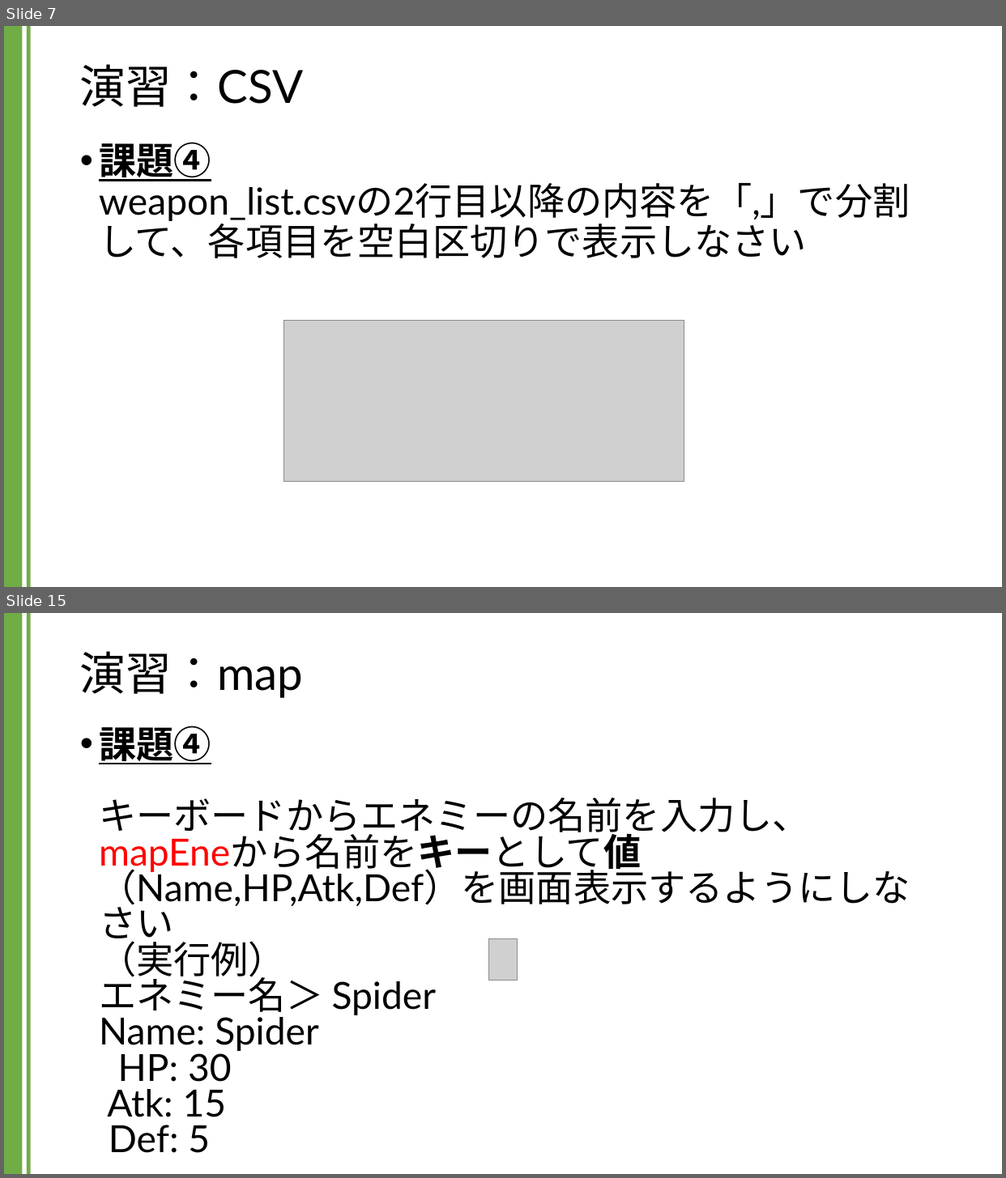
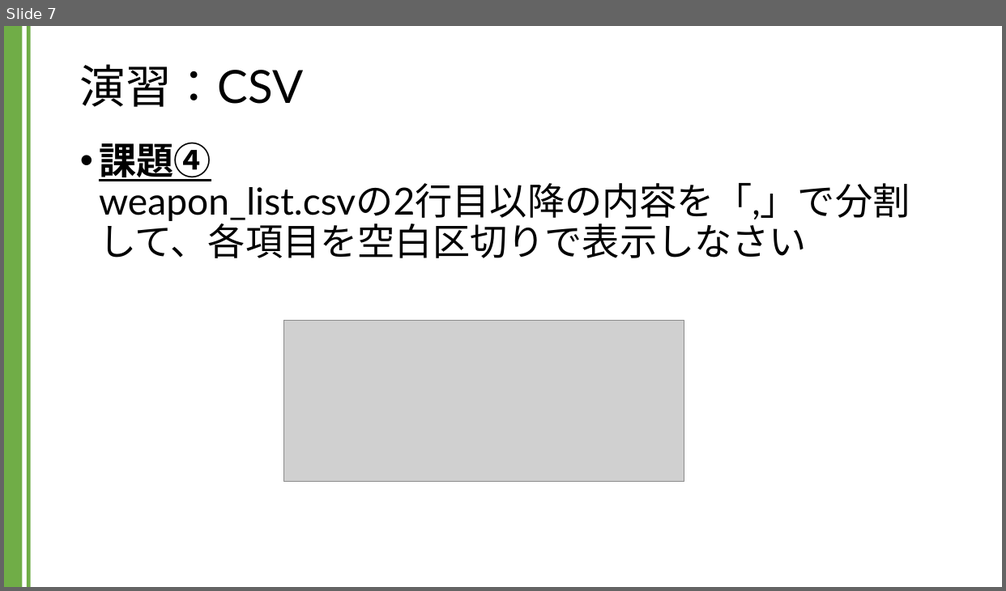
Before and after one commit to kic-murata/cpp2024, a slide deck: 授業資料/演習課題：CSV.pptx. Shown one above the other, each under a label of ours: slides 7 and 15 before the commit, slide 7 after it; the slides between them are not shown. The pictures are 1006x1178 and 1006x591 pixels, drawn with LibreOffice and Linux fonts; fonts in the diff are those of the drawing; grey boxes stand for pictures. Boxes give left, top, right and bottom in pixels: in the first picture for what was removed or moved away, otherwise in the second. Text is boxed around its words. In the diff, an @@ line names an element or a change of style, - is before the commit and + after.

```diff
--- a/授業資料/演習課題：CSV.pptx
+++ b/授業資料/演習課題：CSV.pptx
@@ slide 15 removed at bbox=[4, 613, 1002, 1174], background #FFFFFF; not listed: 2 template elements that a slide beside it also shows @@
@@ title removed at bbox=[80, 651, 304, 698] @@
-演習：map
@@ text removed at bbox=[99, 726, 910, 1118] @@
-• 課題④
-  キーボードからエネミーの名前を入力し、mapEneから名前をキーとして値（Name,HP,Atk,Def）を画面表示するようにしなさい
-  （実行例）
-  エネミー名＞ Spider
-  Name: Spider
-  HP: 30
-  Atk: 15
-  Def: 5
@@ picture removed at bbox=[488, 939, 518, 980] @@
```
Also in this commit, not shown: 2 slides changed, 19 other slides removed, 2 other files.
